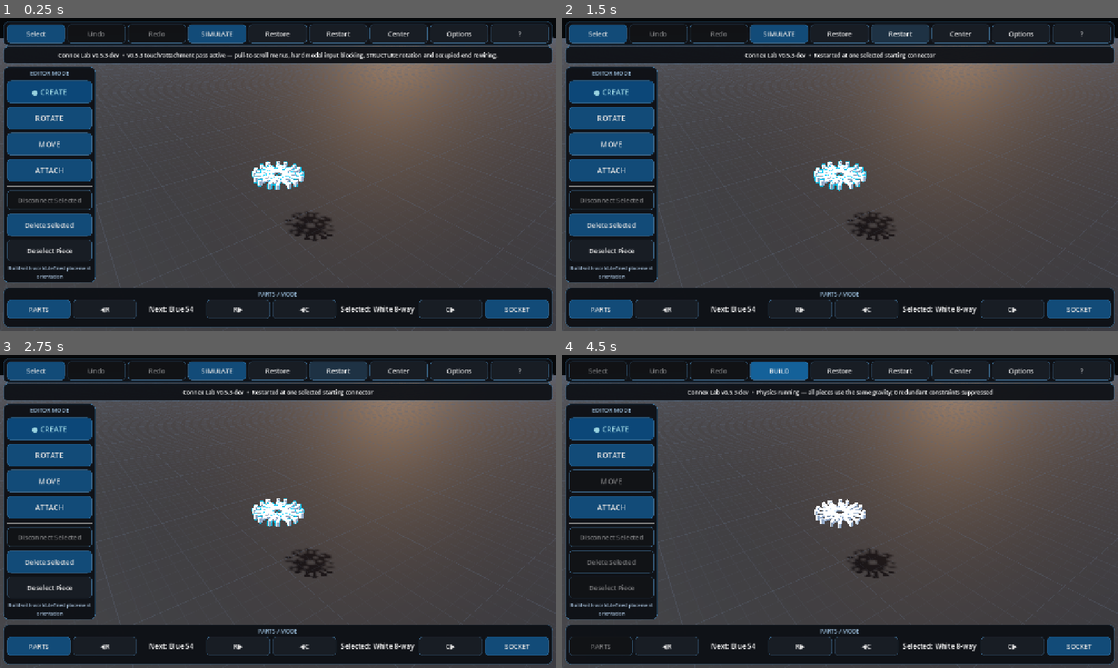
Above: before the commit, frames 1-4 (two rows, left to right).
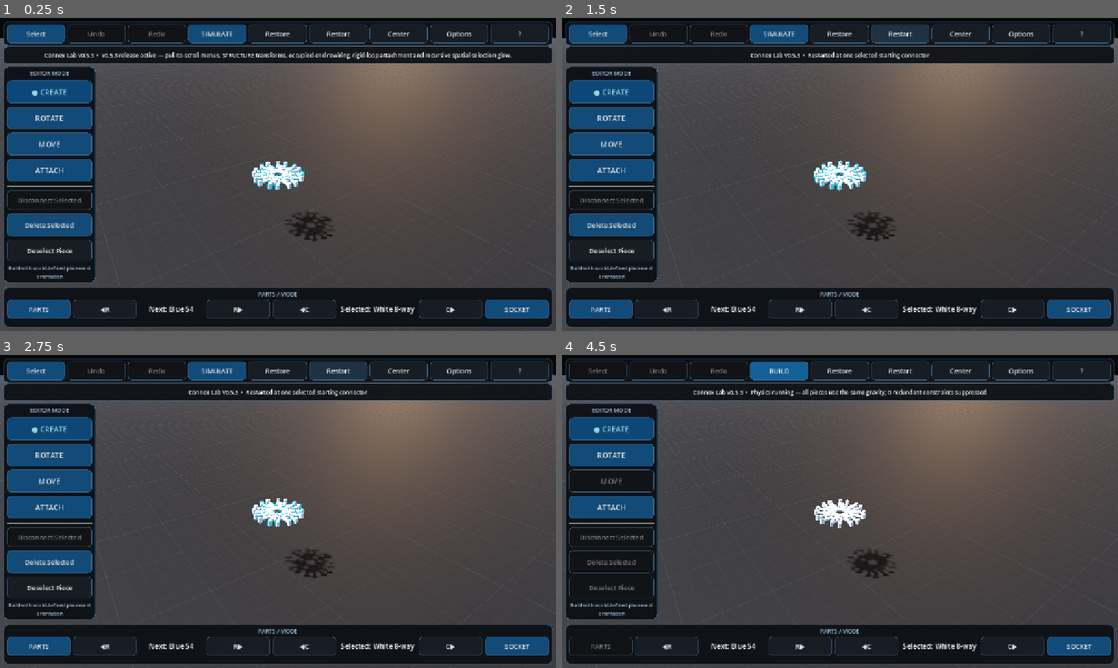
Above: after the commit, the same moments.

Repository: pixel375/connex
Game: Godot game, scene res://Main.tscn
Two runs of this game, one before a commit and one after it. Both use one fixed random seed, a clock stepped at 60 frames per second and the inputs below.
Inputs:
- Up to frame 1 (0.25 s): no input
- Up to frame 2 (1.5 s): click "Restart" at 0.5 s; click "Restart" at 1.25 s
- Up to frame 3 (2.75 s): click "Restart" at 2 s
- Up to frame 4 (4.5 s): click "Select" at 2.75 s; click "SELECT…" at 3.5 s; click "SIMULATE" at 4.25 s

The runs differ from the first frame. In frame 1, 0.9% of the frame differs, in the area x 8-93%, y 10-14%; in frame 2, 0.4%; in frame 3, 0.4%; in frame 4, 0.6%.

Commit message:
release: point Main to v0.5.3 runtime

Diff:
--- a/Main.tscn
+++ b/Main.tscn
@@ -1,7 +1,7 @@
 [gd_scene load_steps=3 format=3]
 
-; v0.5.3 development runtime: res://scripts/main_v056.gd
-[ext_resource type="Script" path="res://scripts/main_v056.gd" id="1_main"]
+; v0.5.3 release runtime: res://scripts/main_v057.gd
+[ext_resource type="Script" path="res://scripts/main_v057.gd" id="1_main"]
 [ext_resource type="Script" path="res://scripts/physics_slider_fix_v052.gd" id="2_physics_fix"]
 
 [node name="Main" type="Node3D"]
